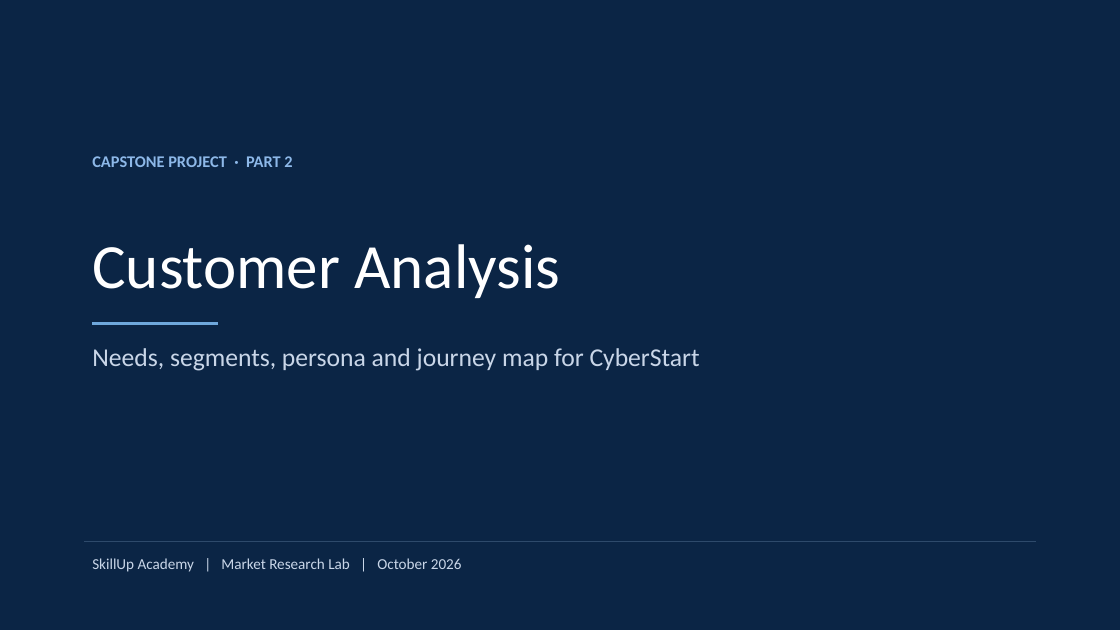
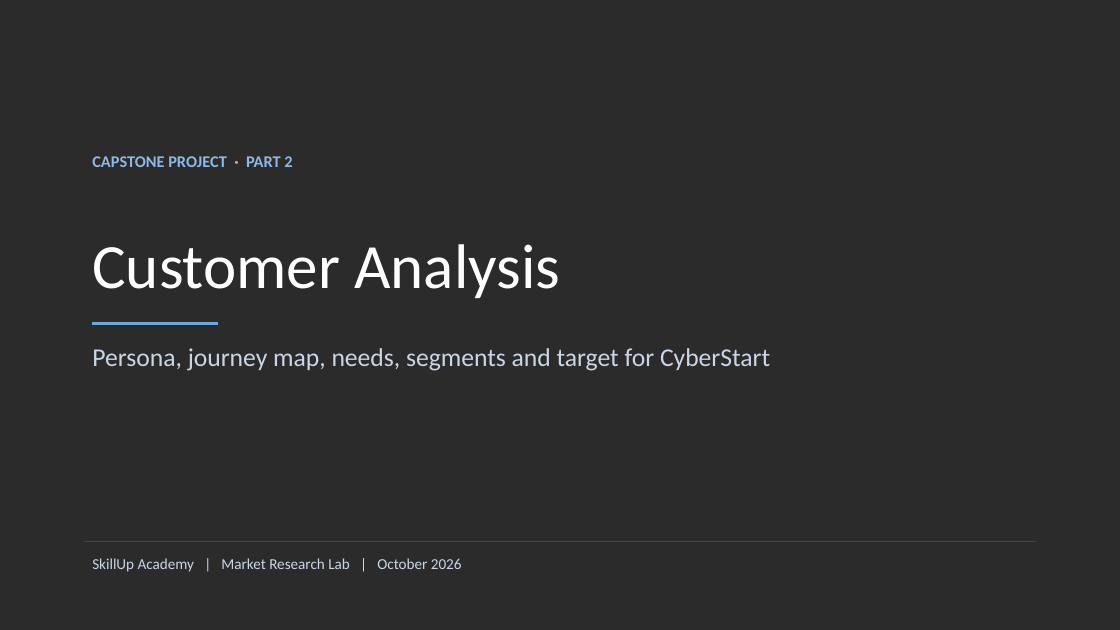
Before and after one commit to BadboyVee/BlackHoleeee, a slide deck: slide 1 of capstone/Customer_Analysis.pptx. Drawn at 1120x630 pixels with LibreOffice and Linux fonts; fonts in the diff are those of the drawing; background and template pictures are left out; a plain dark background stands for a picture behind light text. Boxes give left, top, right and bottom in pixels: in the first picture for what was removed or moved away, otherwise in the second. Text is boxed around its words. In the diff, an @@ line names an element or a change of style, - is before the commit and + after.

```diff
--- a/capstone/Customer_Analysis.pptx
+++ b/capstone/Customer_Analysis.pptx
@@ background #0B2545 to picture (left out) @@
@@ subtitle at <box>92,348,770,371</box>: text changed @@
-Needs, segments, persona and journey map for CyberStart
+Persona, journey map, needs, segments and target for CyberStart
```
Also in this commit, not shown: 14 other slides changed, 7 slides added, 2 slides removed, 8 other files.
